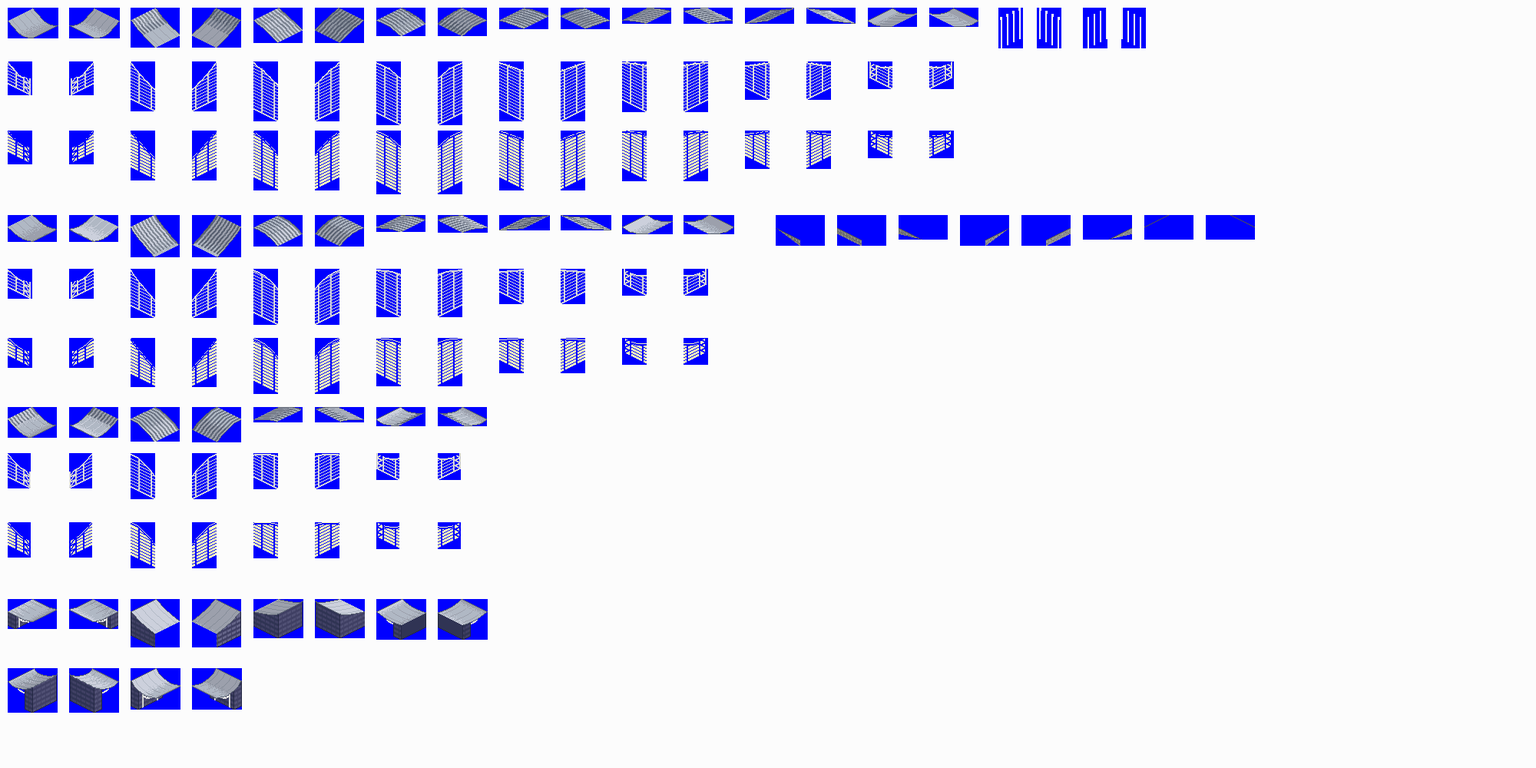
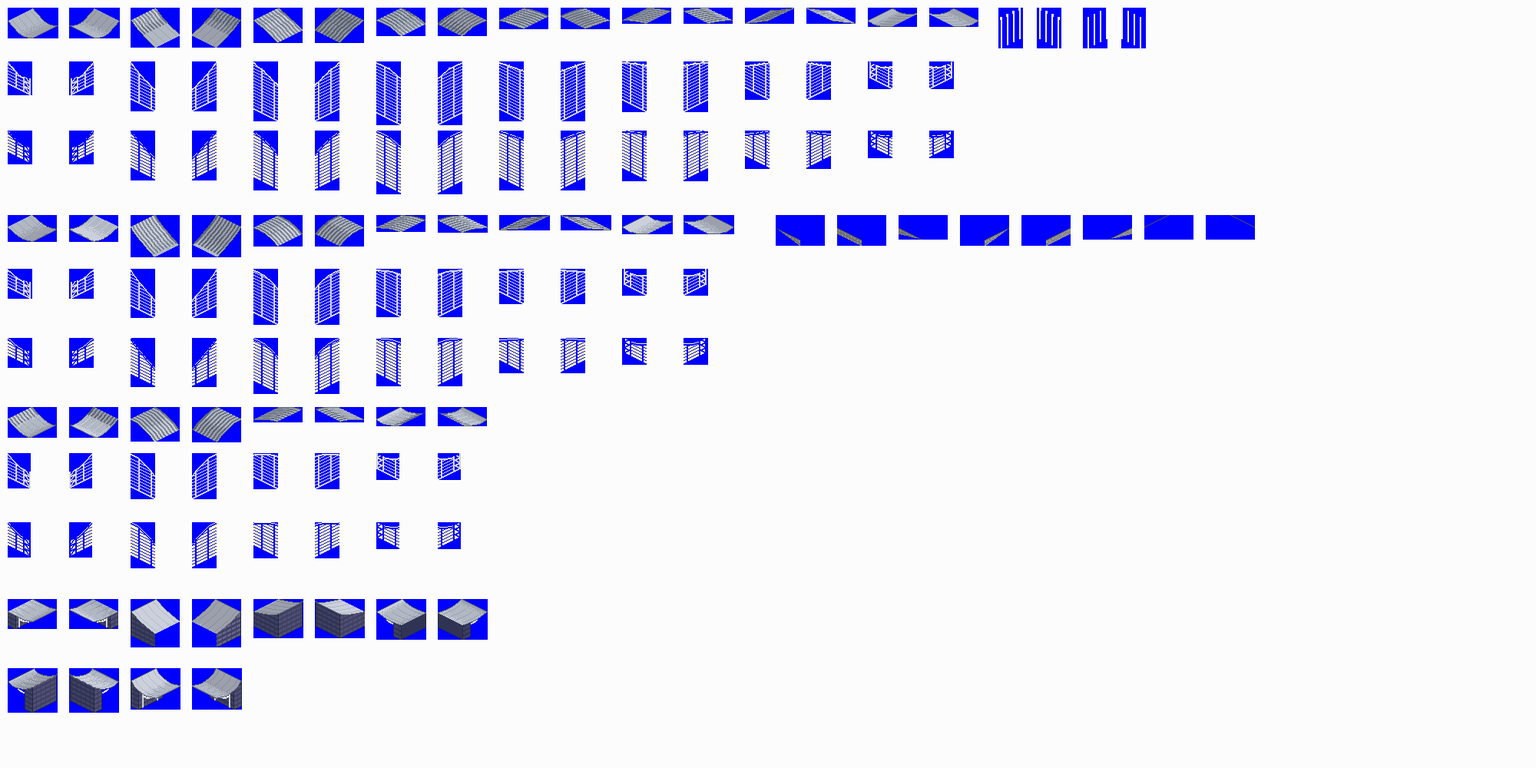
Revision of a layered 1536 × 768 image; what changed, layer by layer:
painted on "building_result" over [984, 228, 1009, 246]
